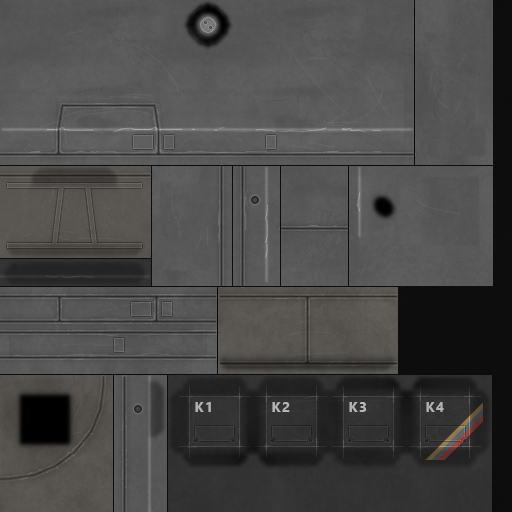
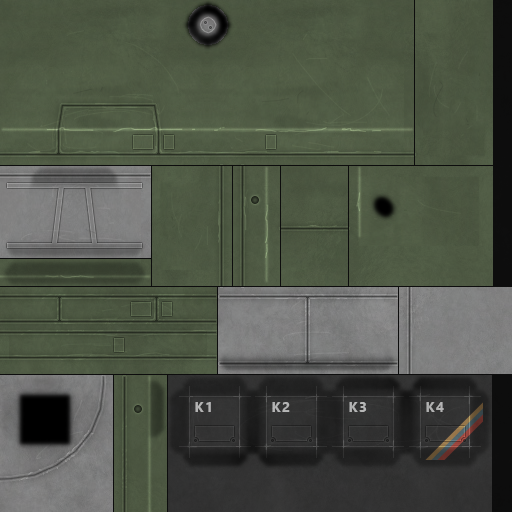
Revision of a layered (512, 512) image; what changed, layer by layer:
painted on "b" (2nd of 4, in "b") over [409, 287, 410, 374]
painted on "b hg" over [407, 287, 412, 374]
painted on "gr2" over [411, 304, 429, 346]
painted on "gr1" over [399, 287, 420, 374]
hid "b3" over [0, 0, 493, 512]
hid "b2" (2nd of 2) over [0, 0, 493, 512]
painted on "b" (3rd of 4) over [399, 287, 512, 374]
